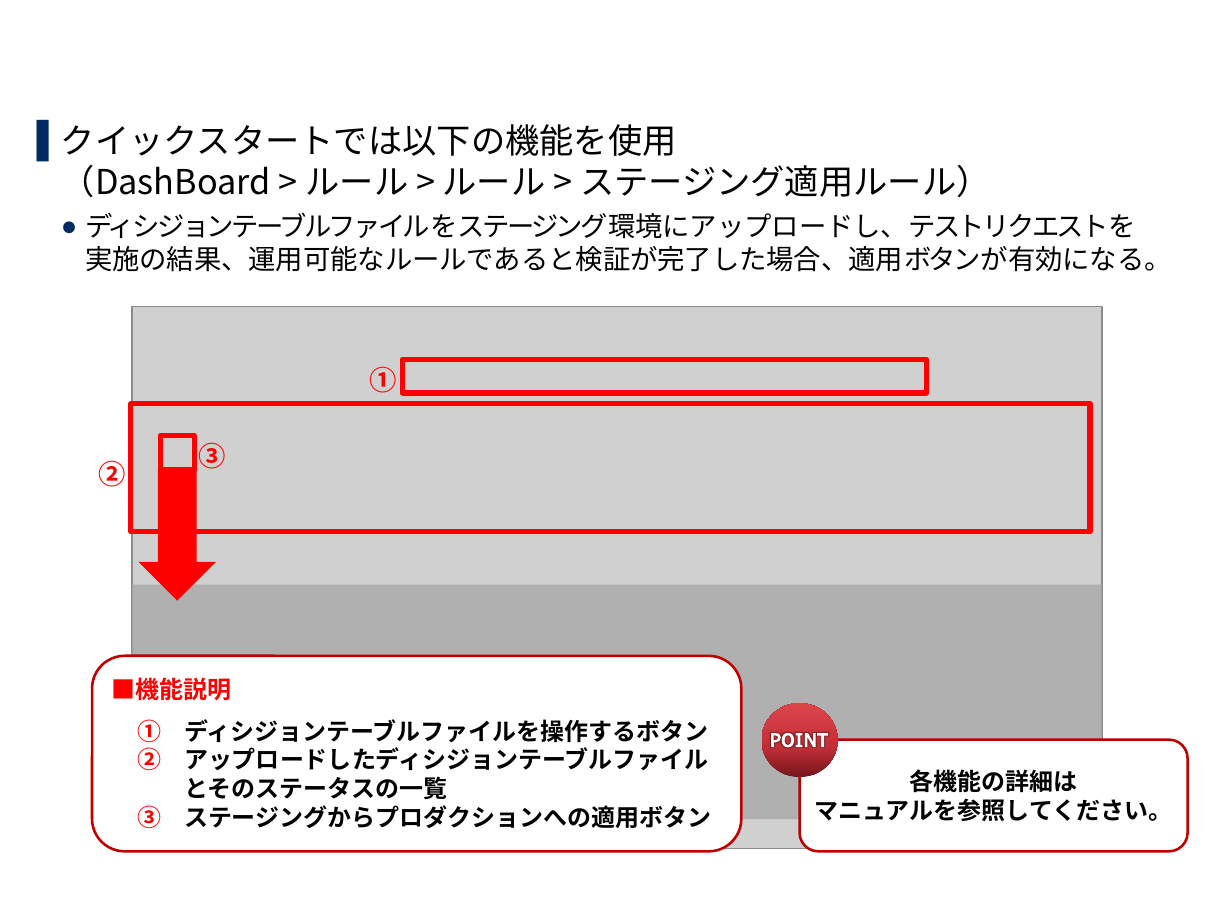
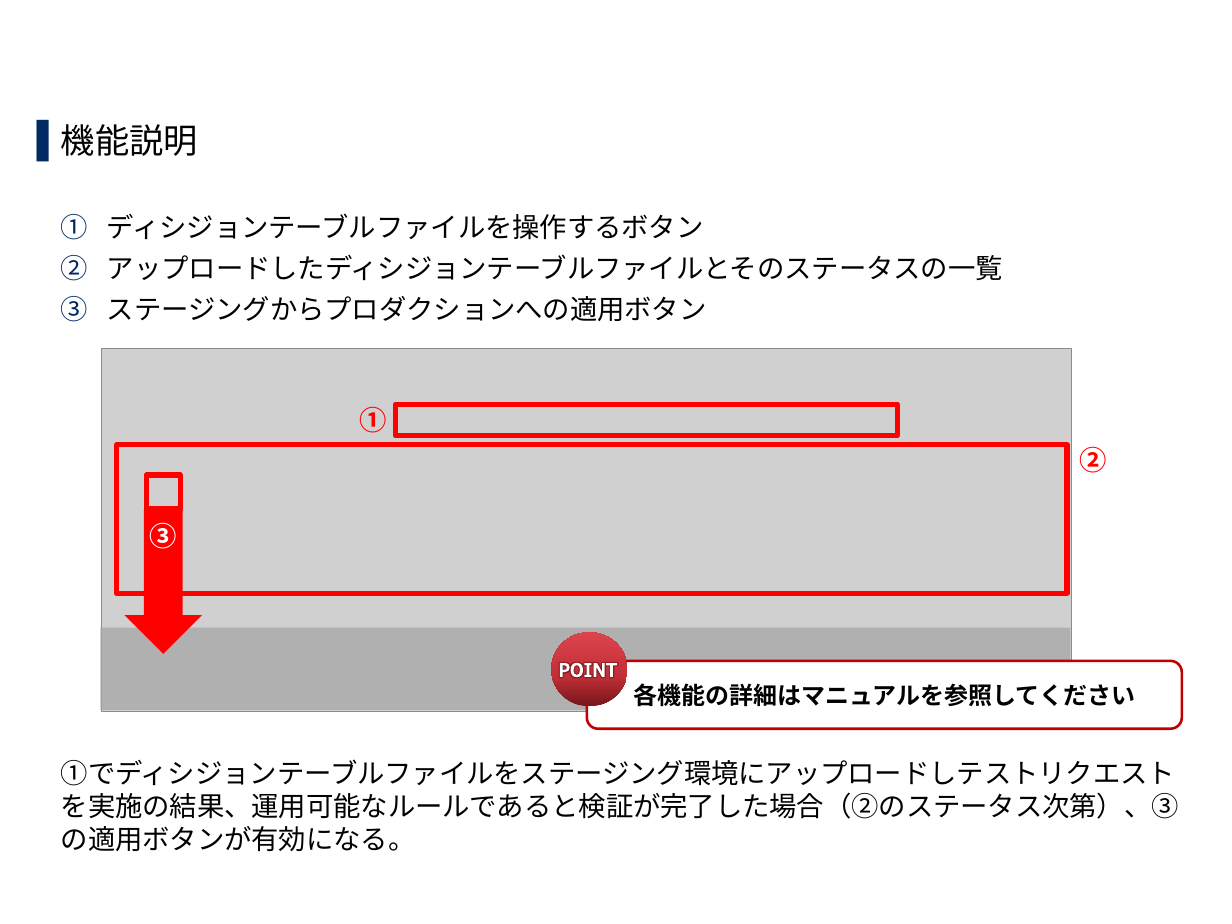
Before and after one commit to exastro-suite/oase-docs, a slide deck: slide 11 of asset/Learn_ja/OASE-quickstart_ja.pptx (slide 8 before the commit). Drawn at 1232x924 pixels with LibreOffice and Linux fonts; fonts in the diff are those of the drawing; grey boxes stand for pictures; background and template pictures are left out. Boxes give left, top, right and bottom in pixels: in the first picture for what was removed or moved away, otherwise in the second. Text is boxed around its words. In the diff, an @@ line names an element or a change of style, - is before the commit and + after.

```diff
--- a/asset/Learn_ja/OASE-quickstart_ja.pptx
+++ b/asset/Learn_ja/OASE-quickstart_ja.pptx
@@ title at (61, 124, 1179, 819): text changed @@
-1.5 画面説明（ルール画面）
+1.7 画面説明_ルール （1/2）
@@ text at (61, 124, 1179, 852): text changed @@
-▌ クイックスタートでは以下の機能を使用
-  （DashBoard > ルール > ルール > ステージング適用ルール）
-  ● ディシジョンテーブルファイルをステージング環境にアップロードし、テストリクエストを
-    実施の結果、運用可能なルールであると検証が完了した場合、適用ボタンが有効になる。
+▌ 機能説明
+  1. ディシジョンテーブルファイルを操作するボタン
+  2. アップロードしたディシジョンテーブルファイルとそのステータスの一覧
+  3. ステージングからプロダクションへの適用ボタン
+  ①でディシジョンテーブルファイルをステージング環境にアップロードしテストリクエストを実施の結果、運用可能なルールであると検証が完了した場合（②のステータス次第）、③の適用ボタンが有効になる。
@@ picture: place and size @@
-picture at (132, 307, 1101, 848)
+picture at (101, 349, 1071, 711)
@@ text "①": place and size @@
-text "①" at (369, 366, 396, 393)
+text "①" at (359, 406, 386, 433)
@@ rectangle: place and size @@
-rectangle at (402, 360, 926, 394)
+rectangle at (395, 404, 897, 435)
@@ rectangle: place and size @@
-rectangle at (131, 404, 1089, 532)
+rectangle at (117, 445, 1067, 594)
@@ text "②": place and size @@
-text "②" at (99, 460, 126, 487)
+text "②" at (1079, 446, 1106, 473)
@@ rectangle: place and size @@
-rectangle at (160, 436, 195, 471)
+rectangle at (147, 476, 181, 510)
@@ down arrow: place and size @@
-down arrow at (138, 469, 216, 601)
+down arrow at (124, 510, 202, 654)
@@ text "③": place and size @@
-text "③" at (199, 442, 226, 469)
+text "③" at (150, 522, 177, 549)
@@ text "③" at (150, 522, 177, 549): text colour #FF0000 to #FFFFFF @@
@@ rectangle: place and size @@
-rectangle at (132, 585, 1103, 819)
+rectangle at (101, 627, 1071, 710)
@@ rounded rectangle removed at (92, 655, 742, 851) @@
-■機能説明
-1. ディシジョンテーブルファイルを操作するボタン
-2. アップロードしたディシジョンテーブルファイルとそのステータスの一覧
-3. ステージングからプロダクションへの適用ボタン
@@ ellipse: place and size @@
-ellipse at (761, 703, 838, 777)
+ellipse at (551, 632, 627, 706)
@@ freeform shape: place and size @@
-freeform shape at (771, 733, 828, 748)
+freeform shape at (559, 663, 616, 678)
@@ rounded rectangle "各機能の詳細はマニュアルを参照してください": place and size @@
-rounded rectangle "各機能の詳細はマニュアルを参照してください" at (800, 739, 1188, 851)
+rounded rectangle "各機能の詳細はマニュアルを参照してください" at (586, 660, 1181, 728)
@@ text in rounded rectangle at (633, 683, 1135, 707): text changed @@
-各機能の詳細は
-マニュアルを参照してください。
+各機能の詳細はマニュアルを参照してください
```
Also in this commit, not shown: 26 other slides changed, 7 slides added, 1 other file.
